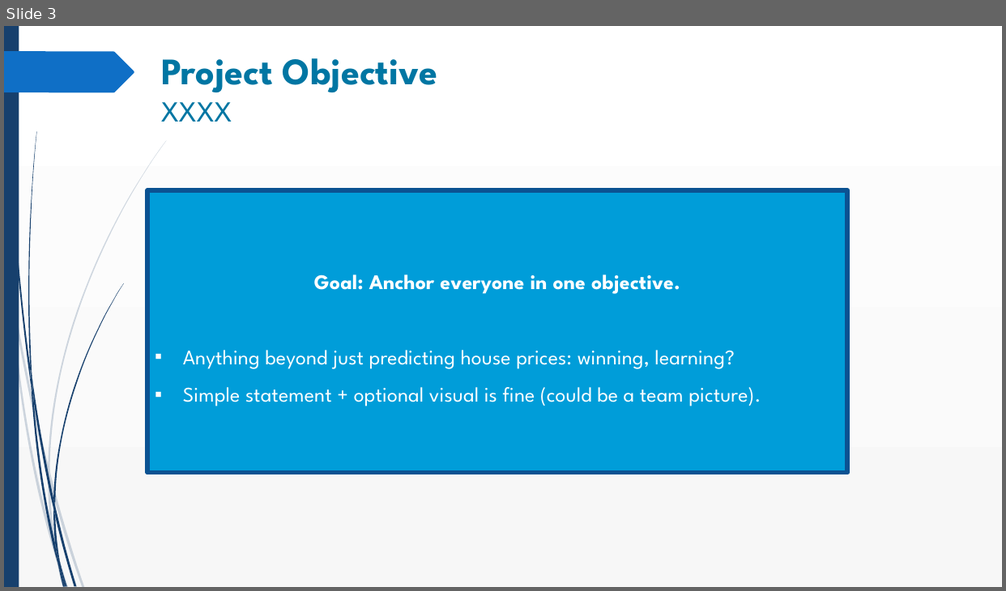
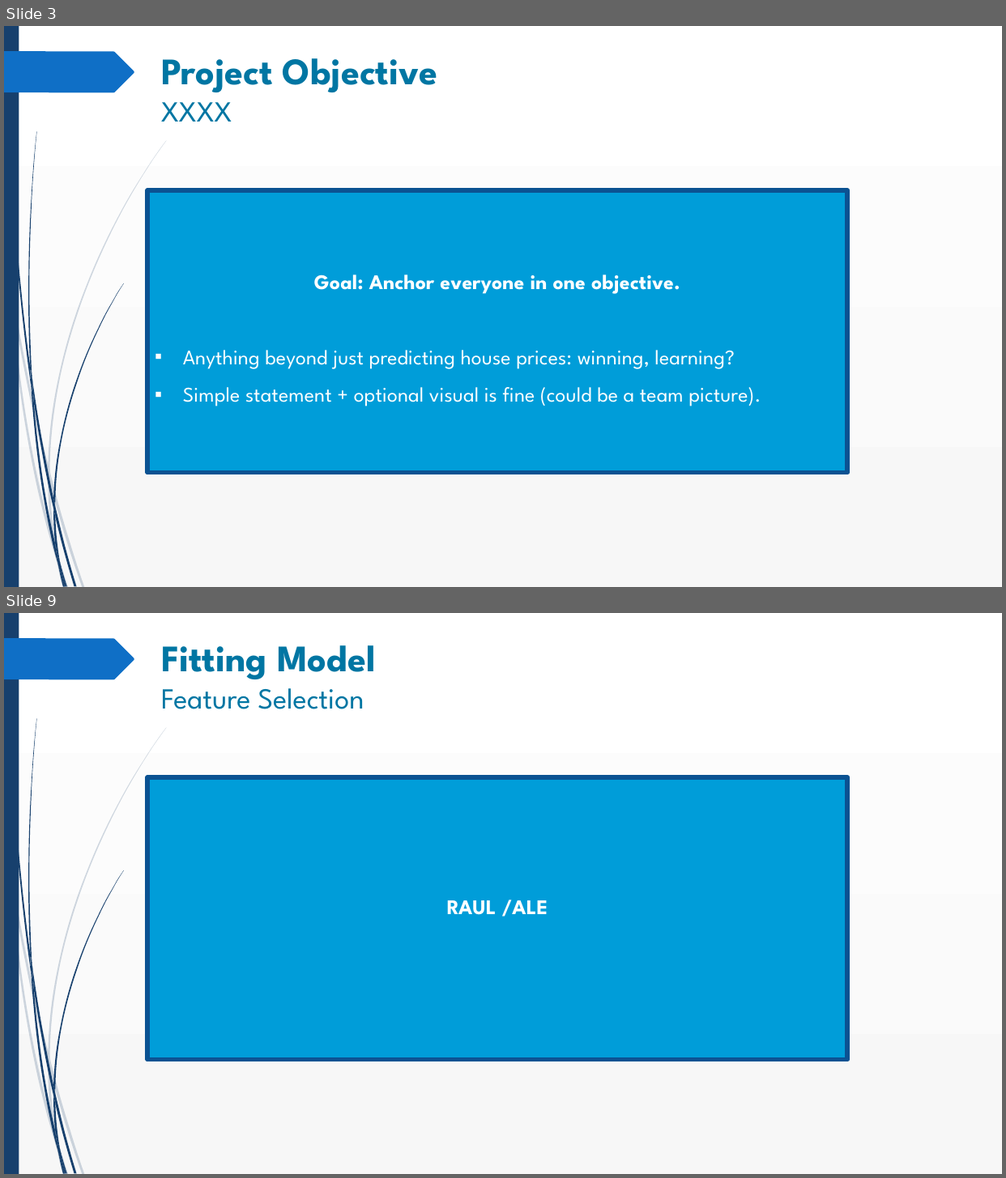
Before and after one commit to akay126/ML_housing, a slide deck: presentation/ML_housing_presentation_v1.pptx. Shown one above the other, each under a label of ours: slide 3 before the commit, slides 3 and 9 after it; the slides between them are not shown. The pictures are 1006x591 and 1006x1178 pixels, drawn with LibreOffice and Linux fonts; fonts in the diff are those of the drawing. Boxes give left, top, right and bottom in pixels: in the first picture for what was removed or moved away, otherwise in the second. Text is boxed around its words. In the diff, an @@ line names an element or a change of style, - is before the commit and + after.

```diff
--- a/presentation/ML_housing_presentation_v1.pptx
+++ b/presentation/ML_housing_presentation_v1.pptx
@@ slide 9 added at (4, 613, 1002, 1174), background gradient #FFFFFF to #F8F8F8; not listed: 24 template elements that a slide beside it also shows @@
@@ title added at (161, 645, 376, 709), 28 pt, text #0076A3 @@
+Fitting Model
+Feature Selection
@@ rectangle added at (147, 777, 848, 1060), fill #009DD9, outline #0B5292 4.5 pt, 20 pt, text #FFFFFF, bold @@
+RAUL /ALE
```
Also in this commit, not shown: 5 slides changed, 1 slide removed.
